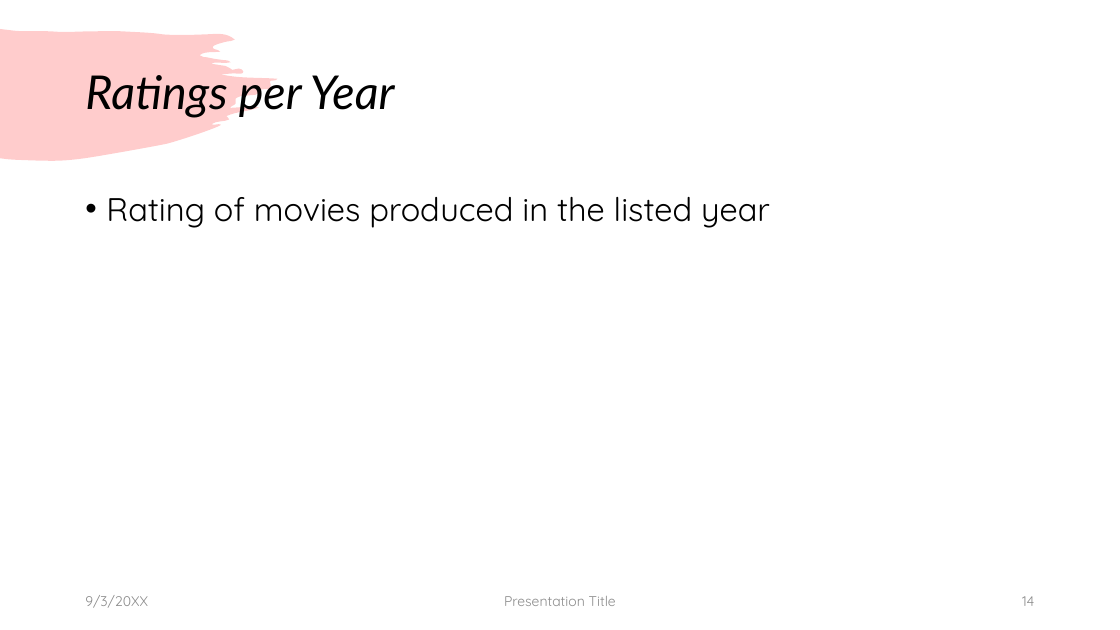
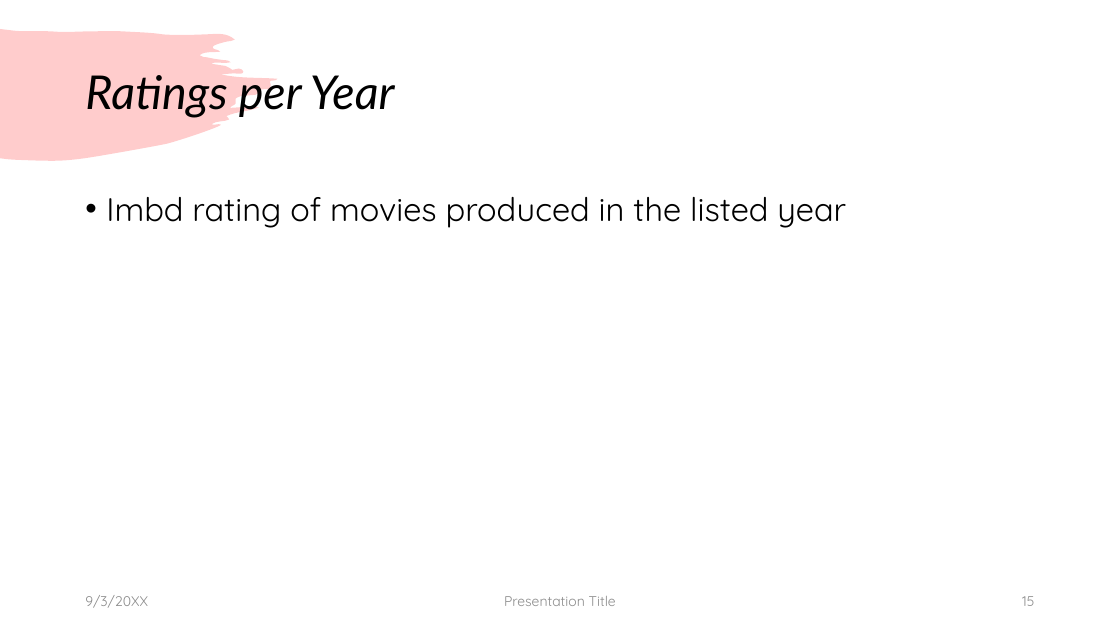
Before and after one commit to Kevinle76/NetFlix, a slide deck: slide 15 of Project_1.pptx (slide 14 before the commit). Drawn at 1120x630 pixels with LibreOffice and Linux fonts; fonts in the diff are those of the drawing. Boxes give left, top, right and bottom in pixels: in the first picture for what was removed or moved away, otherwise in the second. Text is boxed around its words. In the diff, an @@ line names an element or a change of style, - is before the commit and + after.

```diff
--- a/Project_1.pptx
+++ b/Project_1.pptx
@@ text at (106,197,846,228): text changed @@
-• Rating of movies produced in the listed year
+• Imbd rating of movies produced in the listed year
@@ page number at (1022,596,1034,606): text changed @@
-14
+15
```
Also in this commit, not shown: 2 other slides changed, 1 slide added, 5 other files.
